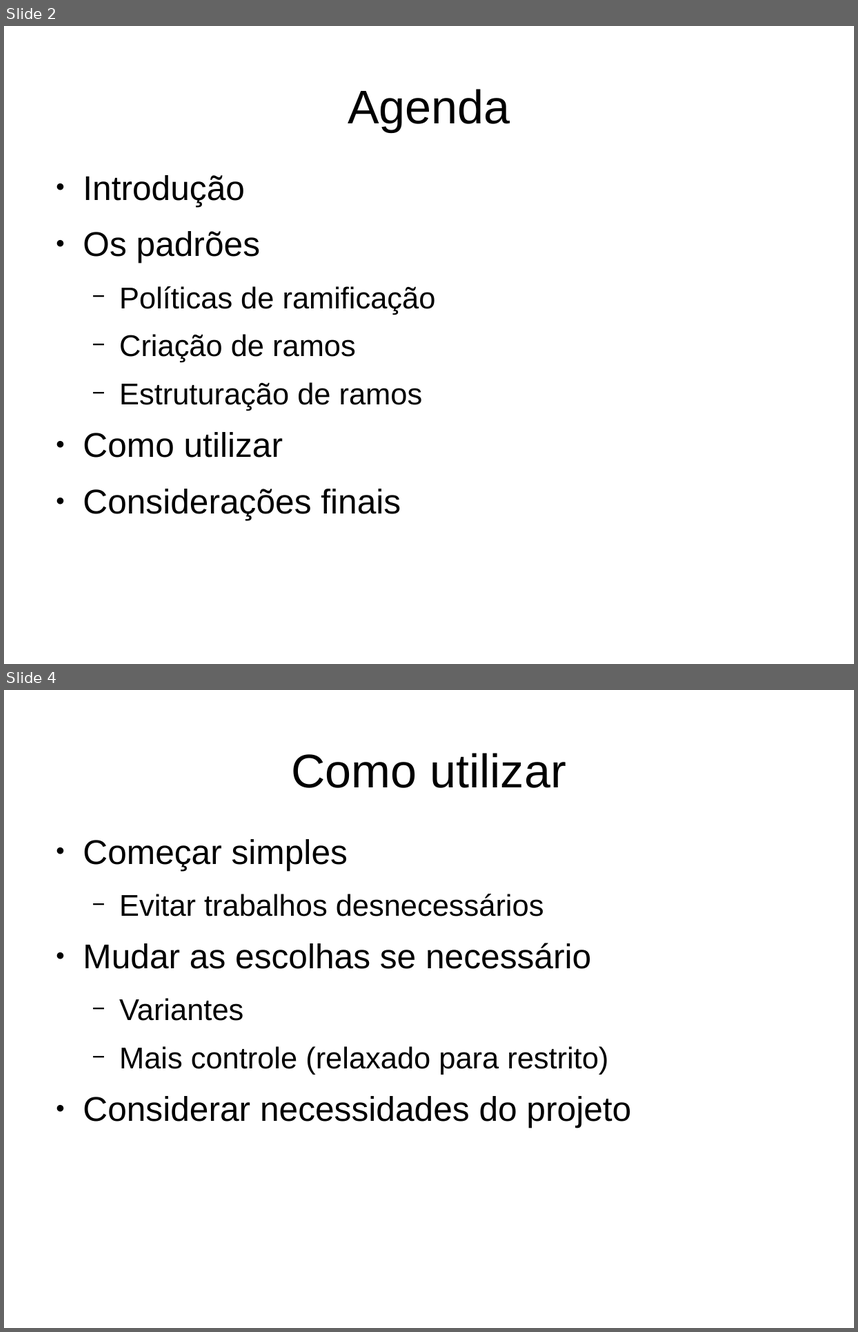
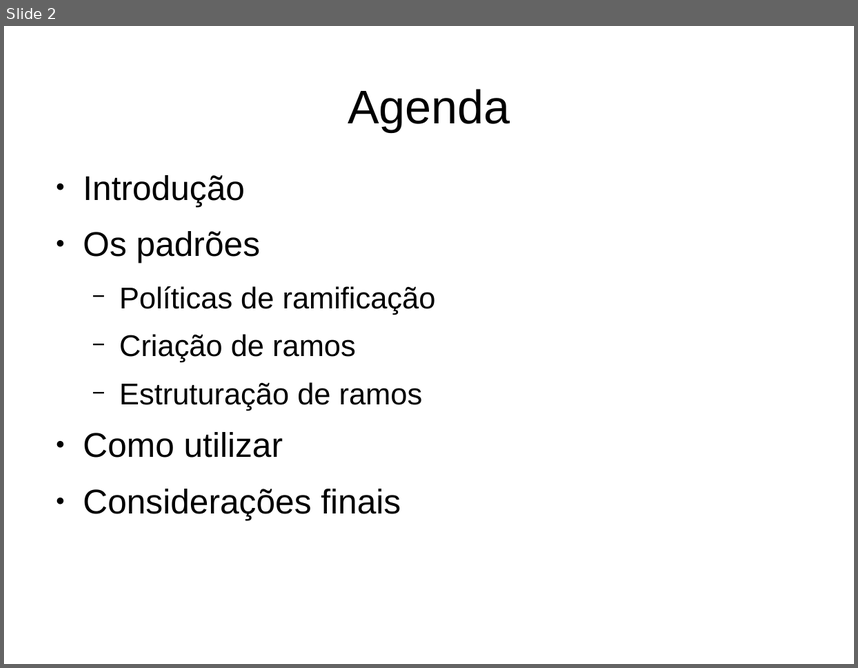
Before and after one commit to gtessa/gc20131_leitura_5, a slide deck: Inicial.odp. Shown one above the other, each under a label of ours: slides 2 and 4 before the commit, slide 2 after it; the slides between them are not shown. The pictures are 858x1332 and 858x668 pixels, drawn with LibreOffice and Linux fonts; fonts in the diff are those of the drawing. Boxes give left, top, right and bottom in pixels: in the first picture for what was removed or moved away, otherwise in the second. Text is boxed around its words. In the diff, an @@ line names an element or a change of style, - is before the commit and + after.

Commit message:
adicionando mais informações

```diff
--- a/Inicial.odp
+++ b/Inicial.odp
@@ slide 4 removed at [4,690,854,1328], background #FFFFFF @@
@@ title removed at [292,753,566,788] @@
-Como utilizar
@@ text removed at [83,839,631,1127] @@
-● Começar simples
-  − Evitar trabalhos desnecessários
-● Mudar as escolhas se necessário
-  − Variantes
-  − Mais controle (relaxado para restrito)
-● Considerar necessidades do projeto
```
Also in this commit, not shown: 3 slides added, 1 other slide removed, 1 other file.
